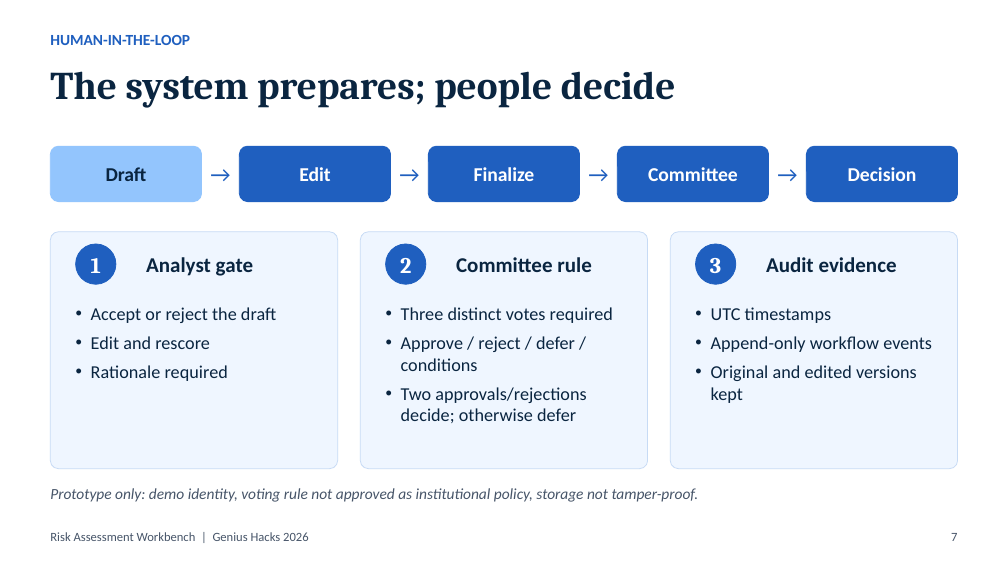
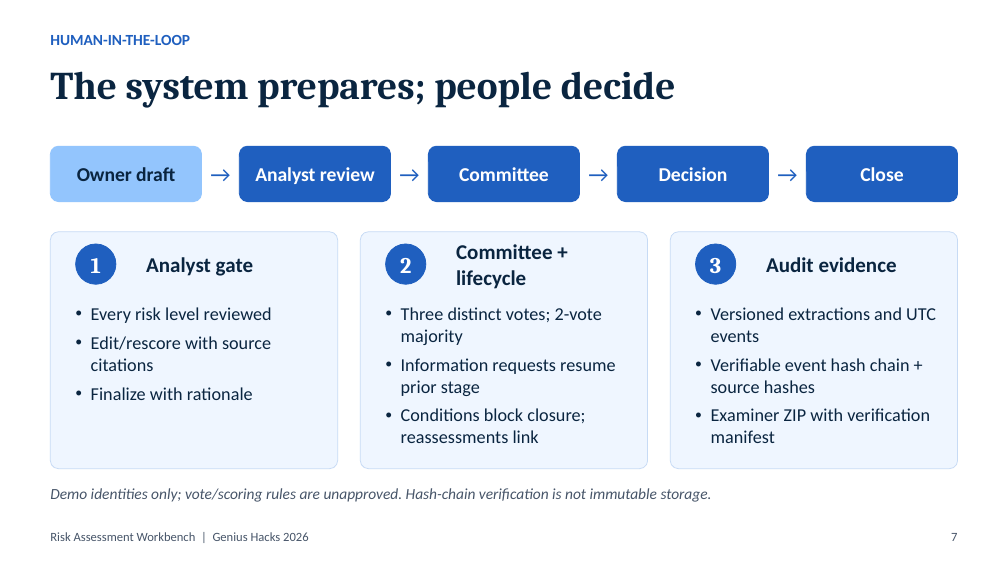
Before and after one commit to ebtenorio-myridius/geniushack3, a slide deck: slide 7 of docs/presentation/Risk_Assessment_Workbench_Genius_Hacks_2026.pptx. Drawn at 1008x567 pixels with LibreOffice and Linux fonts; fonts in the diff are those of the drawing. Boxes give left, top, right and bottom in pixels: in the first picture for what was removed or moved away, otherwise in the second. Text is boxed around its words. In the diff, an @@ line names an element or a change of style, - is before the commit and + after.

```diff
--- a/docs/presentation/Risk_Assessment_Workbench_Genius_Hacks_2026.pptx
+++ b/docs/presentation/Risk_Assessment_Workbench_Genius_Hacks_2026.pptx
@@ text at bbox=[77, 167, 175, 181]: text changed @@
-Draft
+Owner draft
@@ text at bbox=[255, 167, 375, 184]: text changed @@
-Edit
+Analyst review
@@ text at bbox=[459, 167, 549, 181]: text changed @@
-Finalize
+Committee
@@ text at bbox=[659, 167, 728, 181]: text changed @@
-Committee
+Decision
@@ text at bbox=[860, 167, 903, 181]: text changed @@
-Decision
+Close
@@ text at bbox=[456, 244, 553, 289]: text changed @@
-Committee rule
+Committee + lifecycle
@@ text at bbox=[91, 307, 272, 400]: text changed @@
-• Accept or reject the draft
-• Edit and rescore
-• Rationale required
+• Every risk level reviewed
+• Edit/rescore with source citations
+• Finalize with rationale
@@ text at bbox=[401, 307, 615, 443]: text changed @@
-• Three distinct votes required
-• Approve / reject / defer / conditions
-• Two approvals/rejections decide; otherwise defer
+• Three distinct votes; 2-vote majority
+• Information requests resume prior stage
+• Conditions block closure; reassessments link
@@ text at bbox=[711, 307, 936, 443]: text changed @@
-• UTC timestamps
-• Append-only workflow events
-• Original and edited versions kept
+• Versioned extractions and UTC events
+• Verifiable event hash chain + source hashes
+• Examiner ZIP with verification manifest
@@ text at bbox=[50, 488, 712, 502]: text changed @@
-Prototype only: demo identity, voting rule not approved as institutional policy, storage not tamper-proof.
+Demo identities only; vote/scoring rules are unapproved. Hash-chain verification is not immutable storage.
```
Also in this commit, not shown: 4 other slides changed, 6 other files.
